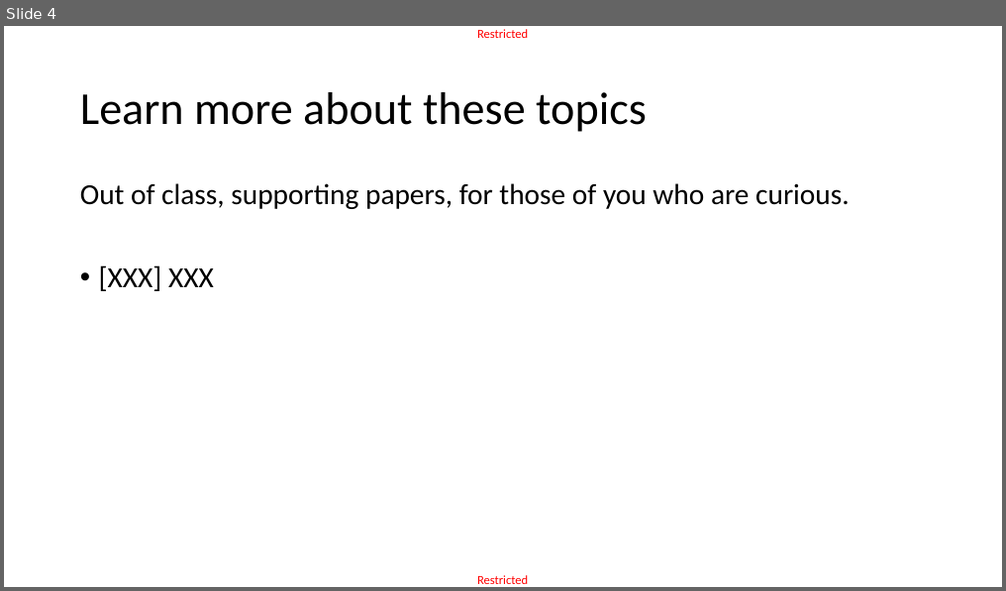
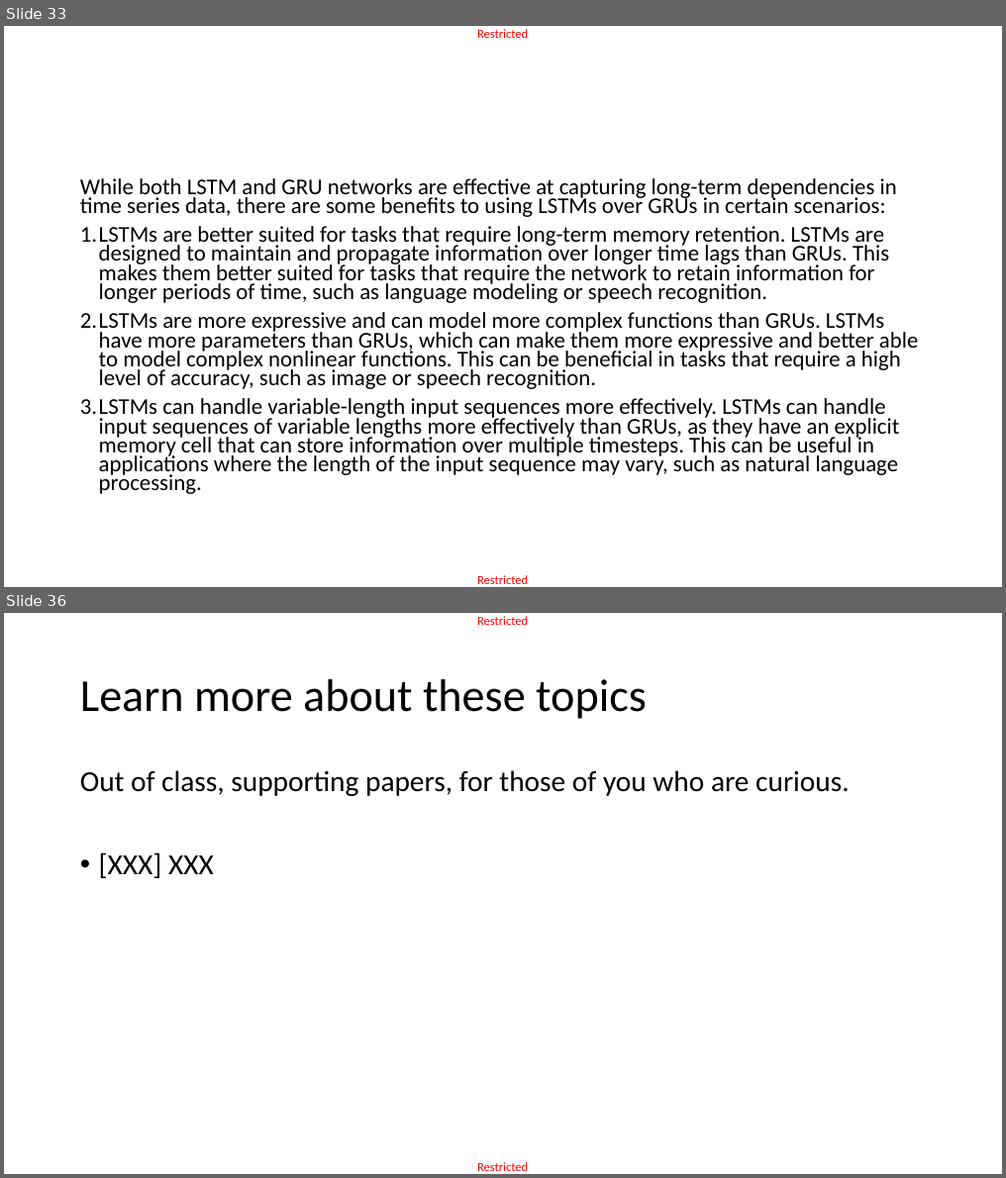
Before and after one commit to matthieudemari/SUTD_DL_50_039, a slide deck: W5/0. All/W5.pptx. Shown one above the other, each under a label of ours: slide 4 before the commit, slides 33 and 36 after it; the slides between them are not shown. The pictures are 1006x591 and 1006x1178 pixels, drawn with LibreOffice and Linux fonts; fonts in the diff are those of the drawing. Boxes give left, top, right and bottom in pixels: in the first picture for what was removed or moved away, otherwise in the second. Text is boxed around its words. In the diff, an @@ line names an element or a change of style, - is before the commit and + after.

```diff
--- a/W5/0. All/W5.pptx
+++ b/W5/0. All/W5.pptx
@@ slide 33 added at <box>4,26,1002,587</box>, background #FFFFFF; not listed: 2 template elements that a slide beside it also shows @@
@@ text added at <box>80,178,918,494</box>, 21.7 pt, text #000000 @@
+While both LSTM and GRU networks are effective at capturing long-term dependencies in time series data, there are some benefits to using LSTMs over GRUs in certain scenarios:
+1. LSTMs are better suited for tasks that require long-term memory retention. LSTMs are designed to maintain and propagate information over longer time lags than GRUs. This makes them better suited for tasks that require the network to retain information for longer periods of time, such as language modeling or speech recognition.
+2. LSTMs are more expressive and can model more complex functions than GRUs. LSTMs have more parameters than GRUs, which can make them more expressive and better able to model complex nonlinear functions. This can be beneficial in tasks that require a high level of accuracy, such as image or speech recognition.
+3. LSTMs can handle variable-length input sequences more effectively. LSTMs can handle input sequences of variable lengths more effectively than GRUs, as they have an explicit memory cell that can store information over multiple timesteps. This can be useful in applications where the length of the input sequence may vary, such as natural language processing.
@@ what was slide 4 is now slide 36 @@
```
Also in this commit, not shown: 3 slides changed, 32 other slides added, 6 other files.
